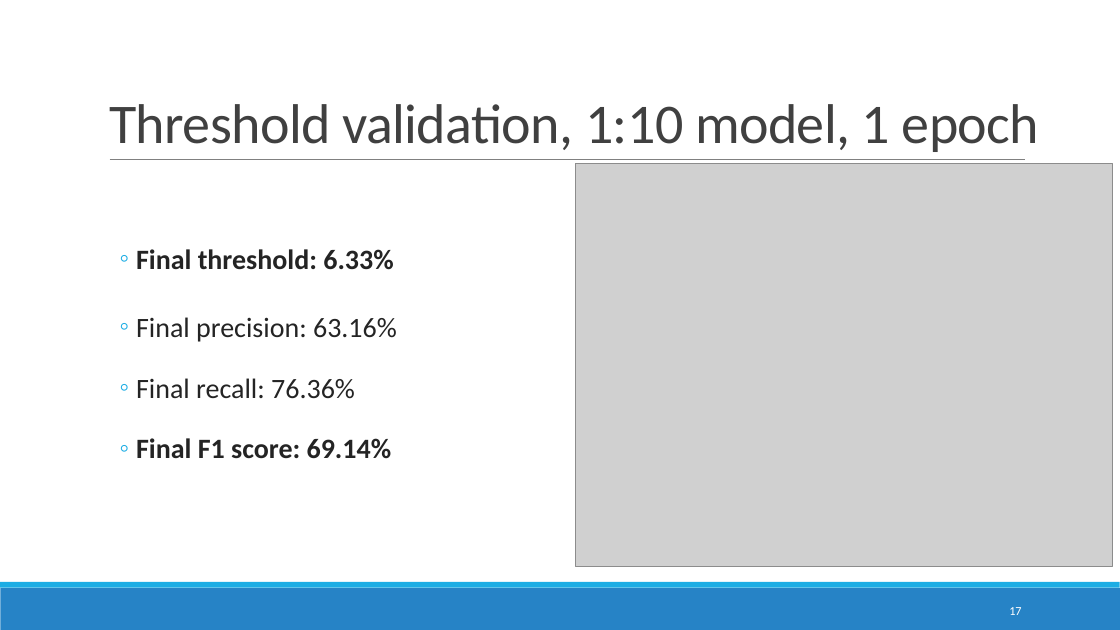
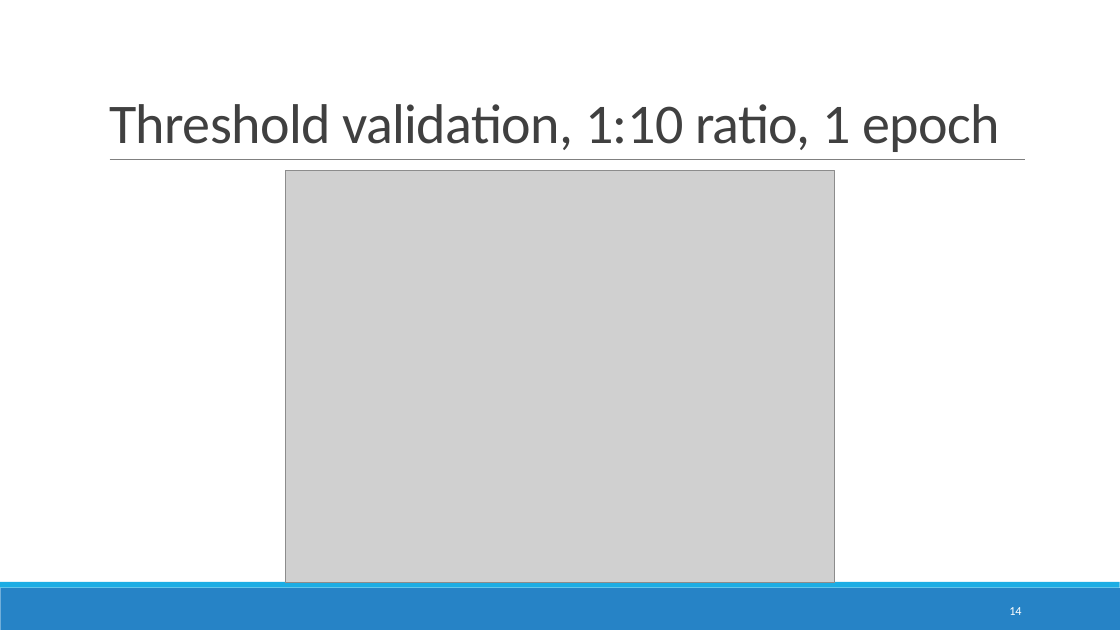
Before and after one commit to DomJamb/school_mapping, a slide deck: slide 14 of presentations/16.1/School mapping in ESRI imagery.pptx (slide 17 before the commit). Drawn at 1120x630 pixels with LibreOffice and Linux fonts; fonts in the diff are those of the drawing; grey boxes stand for pictures. Boxes give left, top, right and bottom in pixels: in the first picture for what was removed or moved away, otherwise in the second. Text is boxed around its words. In the diff, an @@ line names an element or a change of style, - is before the commit and + after.

```diff
--- a/presentations/16.1/School mapping in ESRI imagery.pptx
+++ b/presentations/16.1/School mapping in ESRI imagery.pptx
@@ title at bbox=[109, 104, 999, 152]: text changed @@
-Threshold validation, 1:10 model, 1 epoch
+Threshold validation, 1:10 ratio, 1 epoch
@@ picture: place and size @@
-picture at bbox=[576, 163, 1113, 566]
+picture at bbox=[285, 171, 834, 583]
@@ text removed at bbox=[136, 249, 397, 459] @@
-  ◦ Final threshold: 6.33%
-  ◦ Final precision: 63.16%
-  ◦ Final recall: 76.36%
-  ◦ Final F1 score: 69.14%
@@ page number at bbox=[1009, 607, 1021, 615]: text changed @@
-17
+14
```
Also in this commit, not shown: 8 other slides changed, 3 slides removed, 1 other file.
